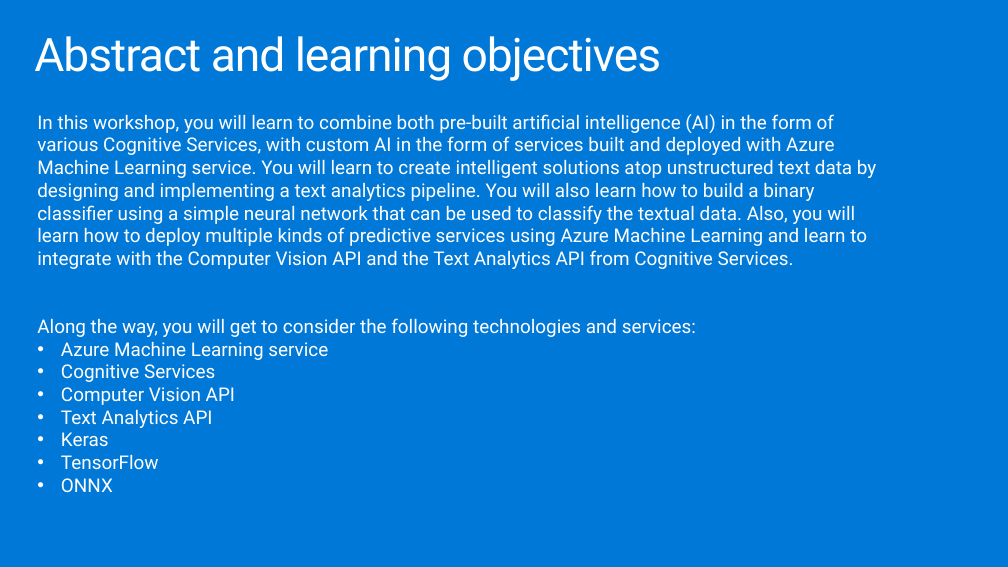
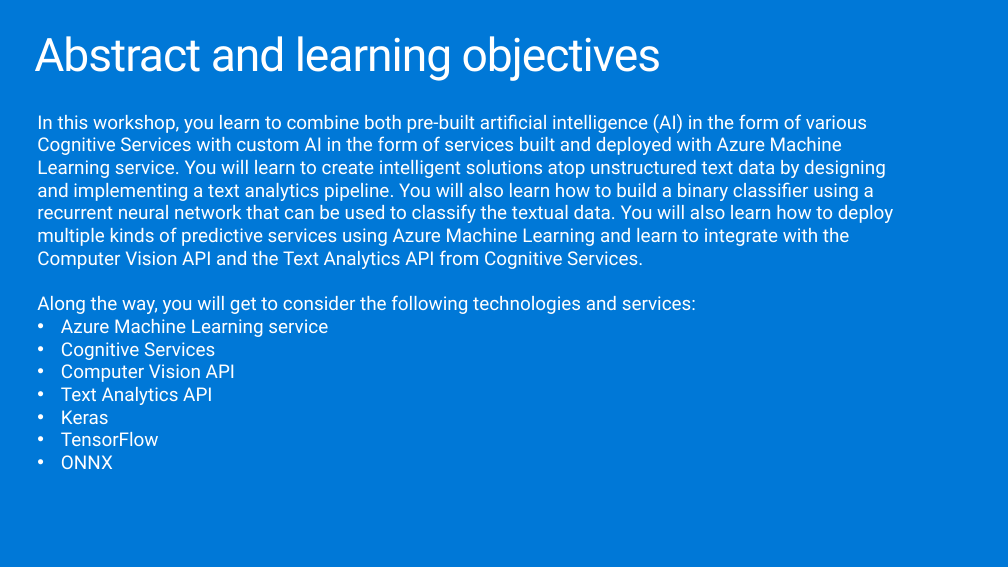
Before and after one commit to microsoft/MCW-Analyzing-text-with-Azure-Machine-Learning-and-Cognitive-Services, a slide deck: slide 2 of Whiteboard design session/WDS trainer presentation - Cognitive Services and deep learning.pptx. Drawn at 1008x567 pixels with LibreOffice and Linux fonts; fonts in the diff are those of the drawing. Boxes give left, top, right and bottom in pixels: in the first picture for what was removed or moved away, otherwise in the second. Text is boxed around its words. In the diff, an @@ line names an element or a change of style, - is before the commit and + after.

```diff
--- a/Whiteboard design session/WDS trainer presentation - Cognitive Services and deep learning.pptx
+++ b/Whiteboard design session/WDS trainer presentation - Cognitive Services and deep learning.pptx
@@ text at (x1=37, y1=114, x2=893, y2=269): text changed @@
-In this workshop, you will learn to combine both pre-built artificial intelligence (AI) in the form of various Cognitive Services, with custom AI in the form of services built and deployed with Azure Machine Learning service. You will learn to create intelligent solutions atop unstructured text data by designing and implementing a text analytics pipeline. You will also learn how to build a binary classifier using a simple neural network that can be used to classify the textual data. Also, you will learn how to deploy multiple kinds of predictive services using Azure Machine Learning and learn to integrate with the Computer Vision API and the Text Analytics API from Cognitive Services.
+In this workshop, you learn to combine both pre-built artificial intelligence (AI) in the form of various Cognitive Services with custom AI in the form of services built and deployed with Azure Machine Learning service. You will learn to create intelligent solutions atop unstructured text data by designing and implementing a text analytics pipeline. You will also learn how to build a binary classifier using a recurrent neural network that can be used to classify the textual data. You will also learn how to deploy multiple kinds of predictive services using Azure Machine Learning and learn to integrate with the Computer Vision API and the Text Analytics API from Cognitive Services.
```
Also in this commit, not shown: 14 other slides changed, 2 other files.
